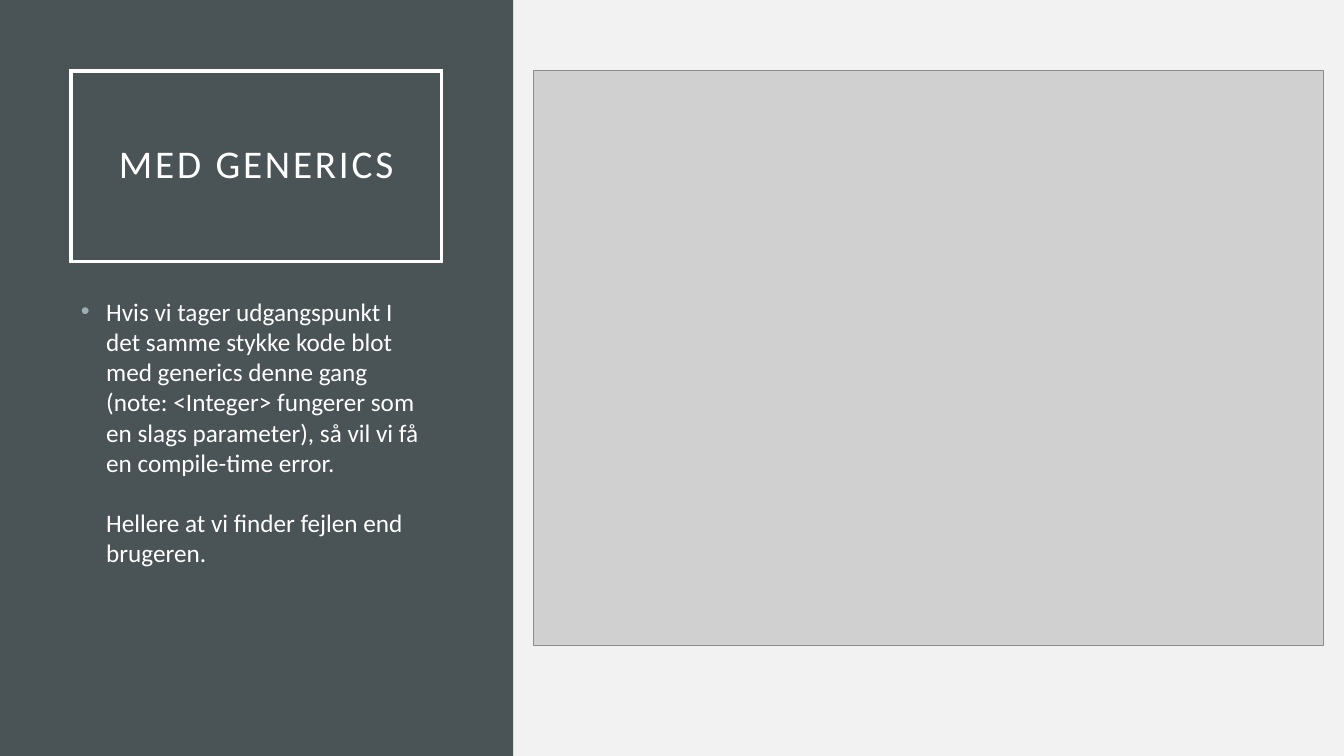
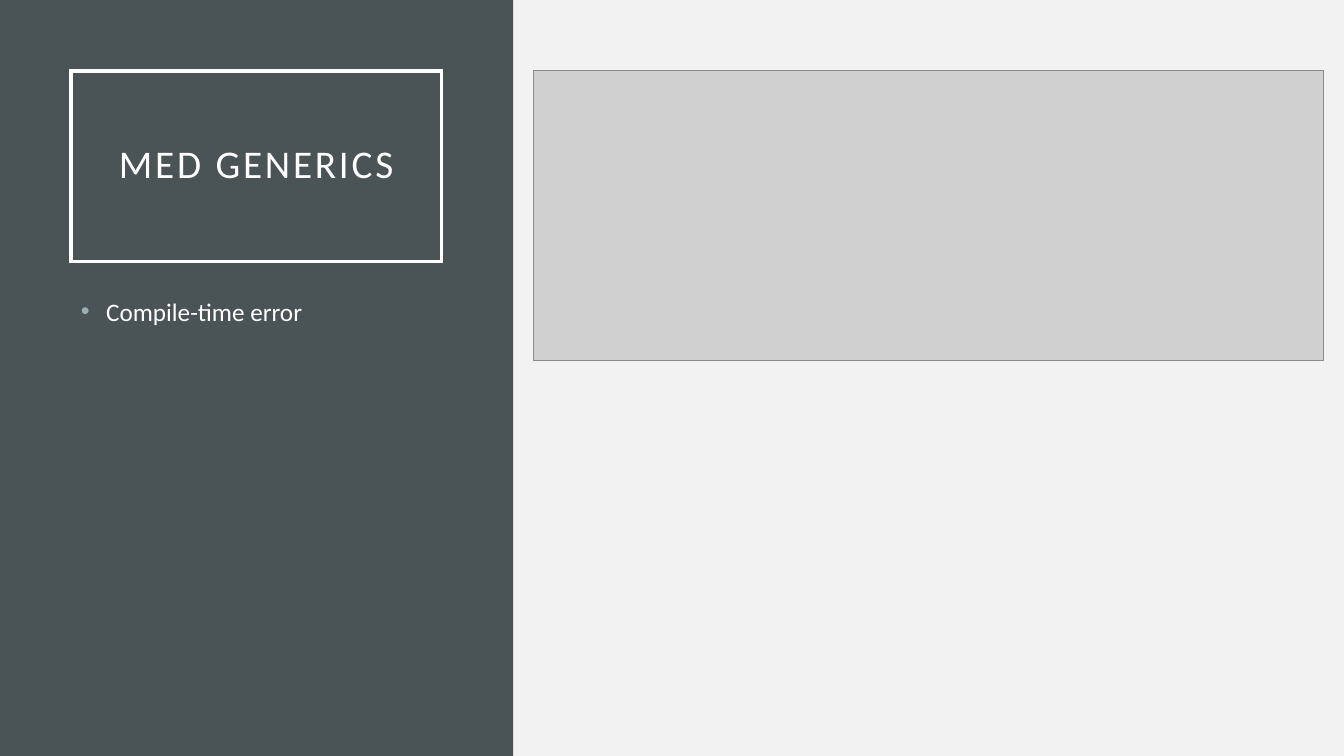
Before and after one commit to ortismal/3.-semester-SWC-TEK-slides, a slide deck: slide 4 of Interface&Generics.pptx. Drawn at 1344x756 pixels with LibreOffice and Linux fonts; fonts in the diff are those of the drawing; grey boxes stand for pictures. Boxes give left, top, right and bottom in pixels: in the first picture for what was removed or moved away, otherwise in the second. Text is boxed around its words. In the diff, an @@ line names an element or a change of style, - is before the commit and + after.

```diff
--- a/Interface&Generics.pptx
+++ b/Interface&Generics.pptx
@@ picture: place and size @@
-picture at [533, 71, 1324, 645]
+picture at [533, 71, 1324, 361]
@@ text at [106, 303, 302, 325]: text changed @@
-• Hvis vi tager udgangspunkt I det samme stykke kode blot med generics denne gang (note: <Integer> fungerer som en slags parameter), så vil vi få en compile-time error.
-  Hellere at vi finder fejlen end brugeren.
+• Compile-time error
```
Also in this commit, not shown: 4 other slides changed, 2 slides removed, 9 other files.
